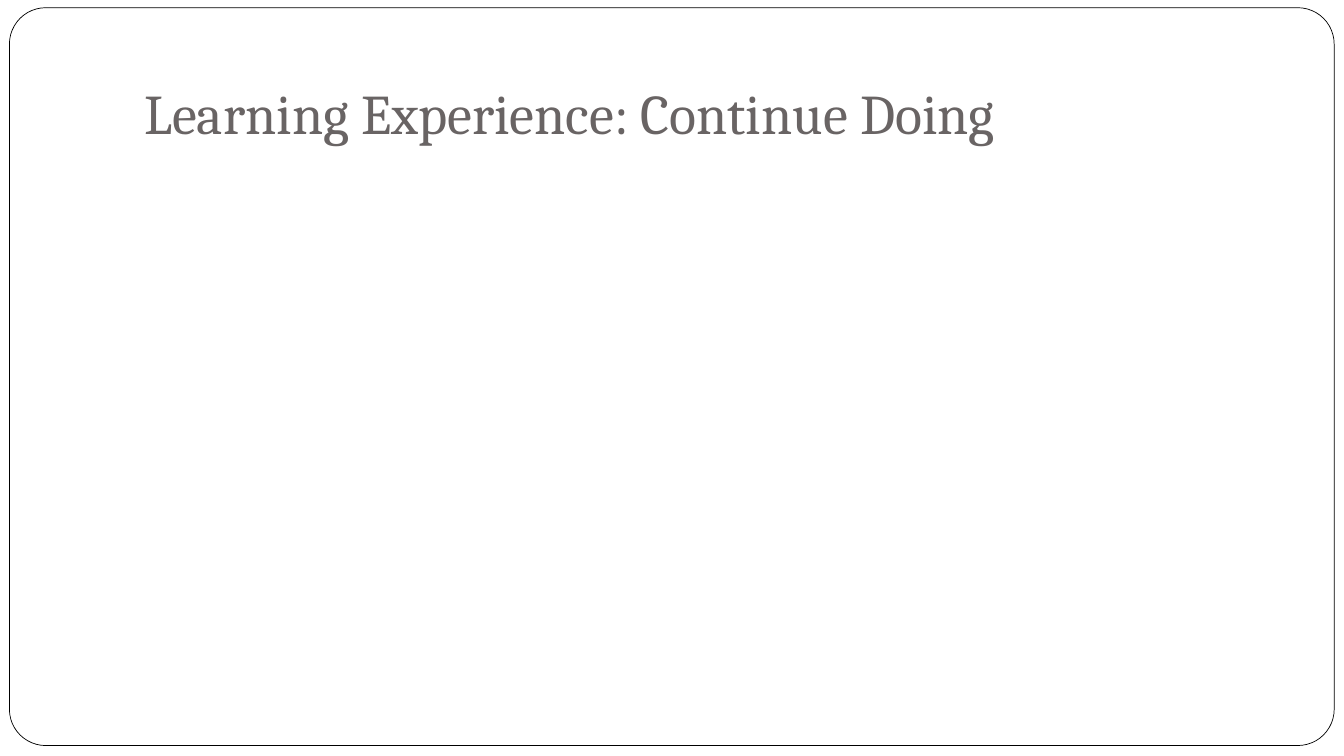
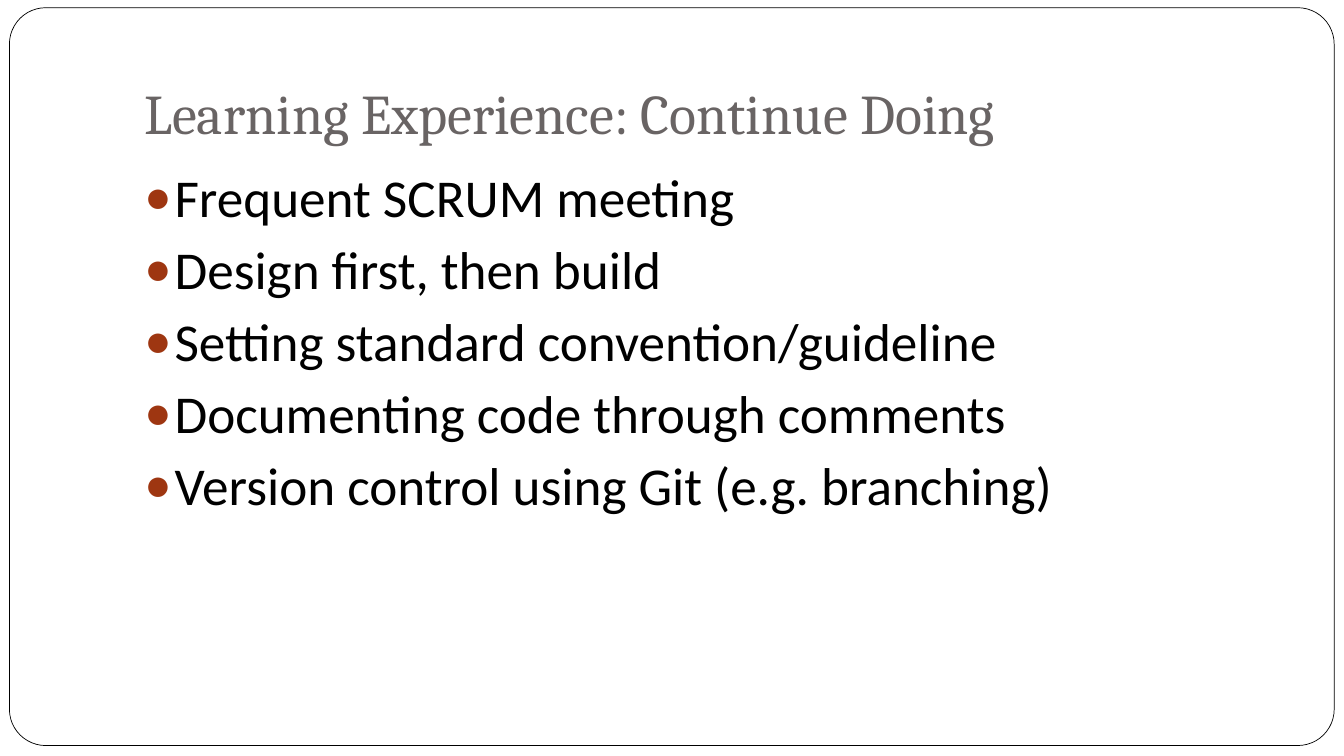
Before and after one commit to bxji/Civic-Duty, a slide deck: slide 15 of presentation/civic_duty_presentation.pptx. Drawn at 1344x756 pixels with LibreOffice and Linux fonts; fonts in the diff are those of the drawing; background and template pictures are left out. Boxes give left, top, right and bottom in pixels: in the first picture for what was removed or moved away, otherwise in the second. Text is boxed around its words. In the diff, an @@ line names an element or a change of style, - is before the commit and + after.

```diff
--- a/presentation/civic_duty_presentation.pptx
+++ b/presentation/civic_duty_presentation.pptx
@@ text added at [175, 180, 1052, 514], 38 pt, text #000000 @@
+● Frequent SCRUM meeting
+● Design first, then build
+● Setting standard convention/guideline
+● Documenting code through comments
+● Version control using Git (e.g. branching)
```
Also in this commit, not shown: 5 other slides changed.
